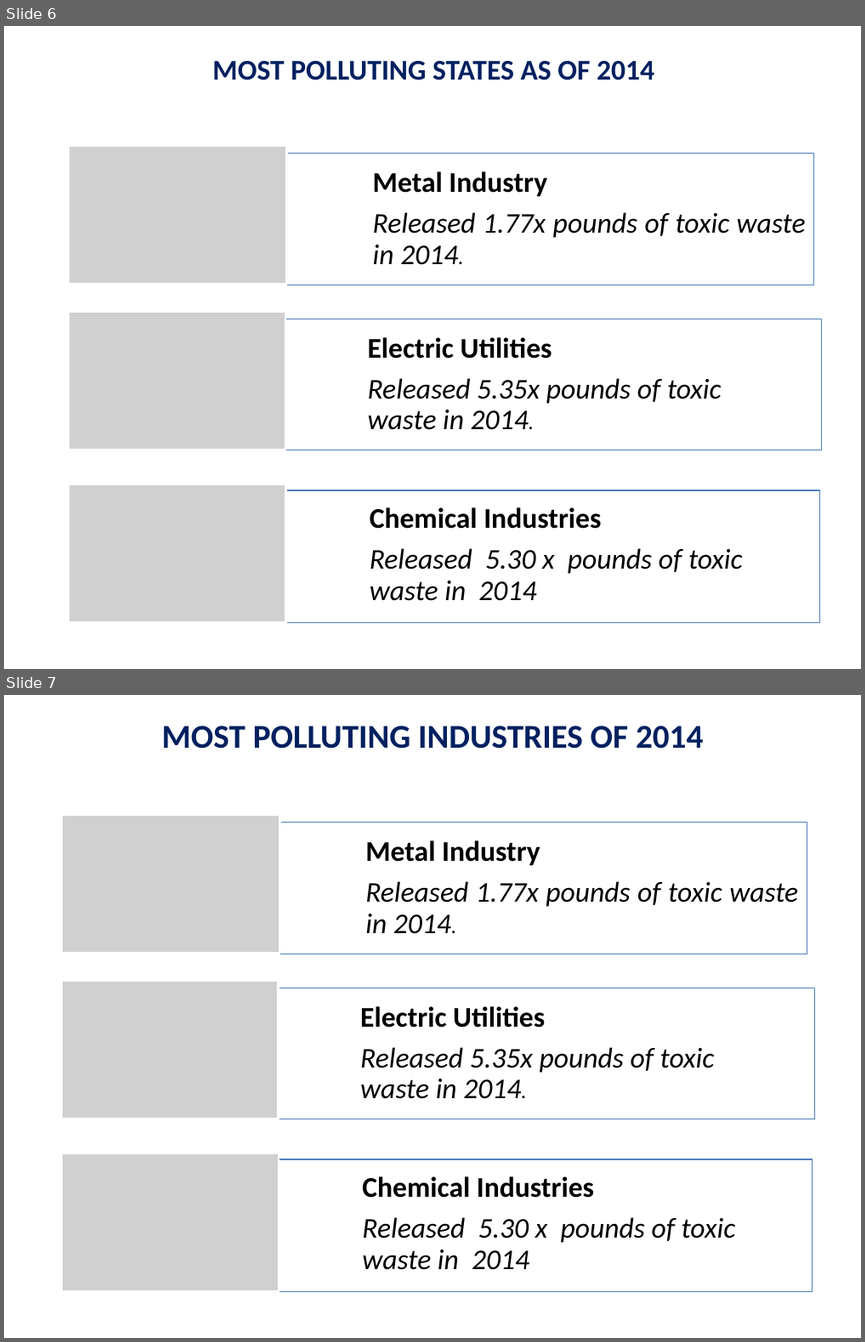
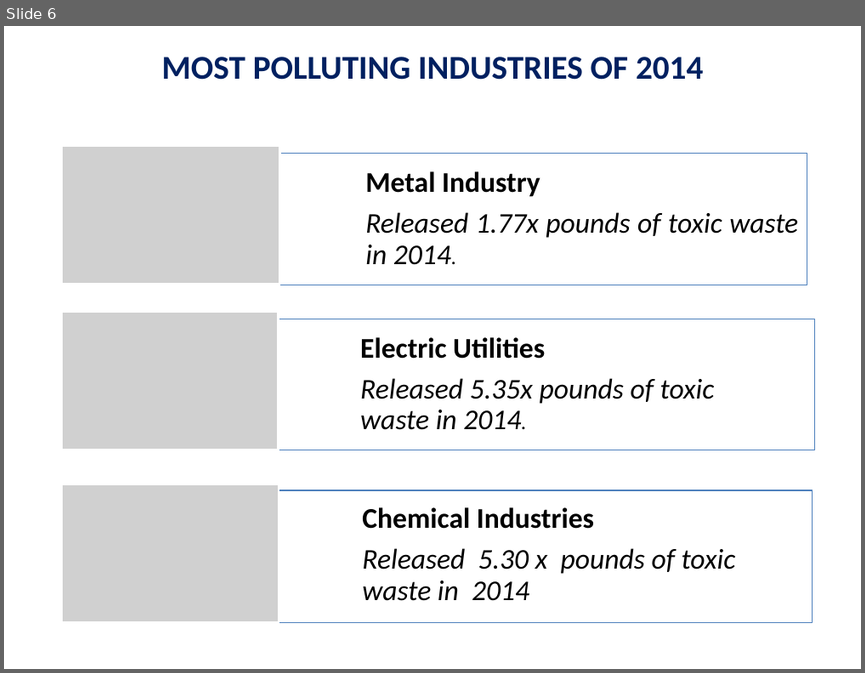
Before and after one commit to AniKarenina/INFM600_Grand, a slide deck: INFM600_0201_Release_Folder/INFM600_0201_Grand_Presentation/INFM600_0201_Grand_ProjectPresentation.pptx. Shown one above the other, each under a label of ours: slides 6 and 7 before the commit, slide 6 after it. The pictures are 865x1342 and 865x673 pixels, drawn with LibreOffice and Linux fonts; fonts in the diff are those of the drawing; grey boxes stand for pictures. Boxes give left, top, right and bottom in pixels: in the first picture for what was removed or moved away, otherwise in the second. Text is boxed around its words. In the diff, an @@ line names an element or a change of style, - is before the commit and + after.

```diff
--- a/INFM600_0201_Release_Folder/INFM600_0201_Grand_Presentation/INFM600_0201_Grand_ProjectPresentation.pptx
+++ b/INFM600_0201_Release_Folder/INFM600_0201_Grand_Presentation/INFM600_0201_Grand_ProjectPresentation.pptx
@@ slide 6 removed at box(4, 26, 861, 669), background #FFFFFF @@
@@ title removed at box(212, 61, 654, 80) @@
-MOST POLLUTING STATES AS OF 2014
@@ group removed at box(69, 146, 822, 623): 3 rectangles, 3 texts, 3 pictures @@
-Metal Industry
-Released 1.77x pounds of toxic waste in 2014.
-Electric Utilities
-Released 5.35x pounds of toxic waste in 2014.
-Chemical Industries
-Released 5.30 x pounds of toxic waste in 2014
@@ what was slide 7 is now slide 6 @@
```
Also in this commit, not shown: 1 slide changed.
